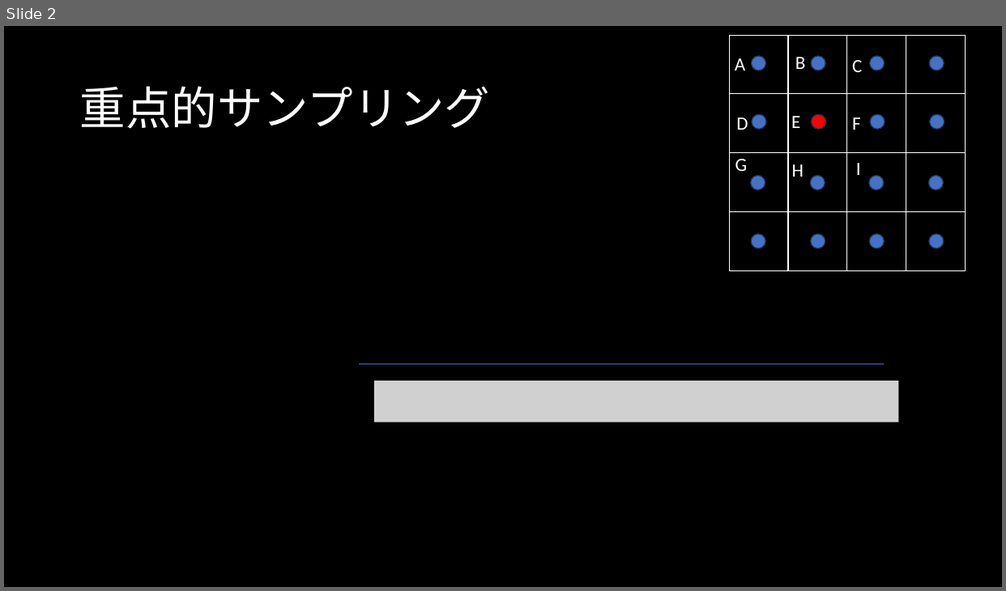
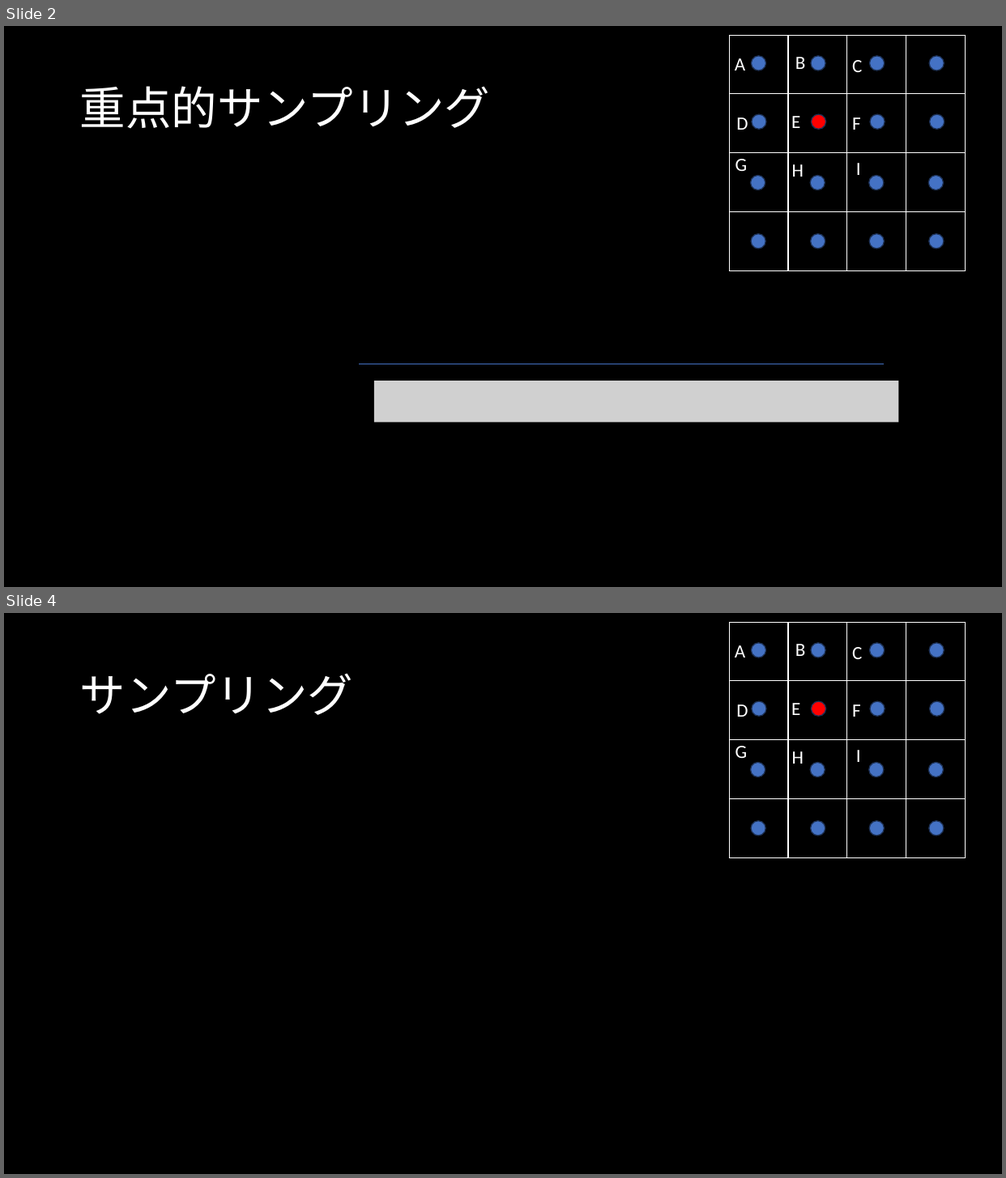
Before and after one commit to s141044/private, a slide deck: memo/cubemap.pptx. Shown one above the other, each under a label of ours: slide 2 before the commit, slides 2 and 4 after it; the slides between them are not shown. The pictures are 1006x591 and 1006x1178 pixels, drawn with LibreOffice and Linux fonts; fonts in the diff are those of the drawing; grey boxes stand for pictures. Boxes give left, top, right and bottom in pixels: in the first picture for what was removed or moved away, otherwise in the second. Text is boxed around its words. In the diff, an @@ line names an element or a change of style, - is before the commit and + after.

```diff
--- a/memo/cubemap.pptx
+++ b/memo/cubemap.pptx
@@ slide 4 added at [4, 613, 1002, 1174], background #000000 @@
@@ table added at [730, 622, 966, 858], 4 rows, 4 columns @@
+ |  |  | 
+ |  |  | 
+ |  |  | 
+ |  |  | 
@@ text added at [735, 645, 745, 658], 18 pt, text #FFFFFF @@
+A
@@ ellipse added at [751, 643, 766, 658], fill #4472C4, outline #1E3256 1 pt @@
@@ text added at [795, 644, 806, 656], 18 pt, text #FFFFFF @@
+B
@@ ellipse added at [811, 643, 826, 658], fill #4472C4, outline #1E3256 1 pt @@
@@ text added at [852, 647, 862, 659], 18 pt, text #FFFFFF @@
+C
@@ ellipse added at [869, 643, 884, 658], fill #4472C4, outline #1E3256 1 pt @@
@@ ellipse added at [929, 643, 944, 658], fill #4472C4, outline #1E3256 1 pt @@
@@ title added at [80, 673, 353, 715], 44 pt, text #FFFFFF @@
+サンプリング
@@ text added at [736, 705, 748, 717], 18 pt, text #FFFFFF @@
+D
@@ ellipse added at [752, 701, 767, 717], fill #4472C4, outline #1E3256 1 pt @@
@@ text added at [791, 703, 800, 715], 18 pt, text #FFFFFF @@
+E
@@ ellipse added at [811, 701, 826, 717], fill #FF0000, outline #1E3256 1 pt @@
@@ text added at [852, 705, 861, 717], 18 pt, text #FFFFFF @@
+F
@@ ellipse added at [870, 701, 885, 717], fill #4472C4, outline #1E3256 1 pt @@
@@ ellipse added at [930, 701, 945, 717], fill #4472C4, outline #1E3256 1 pt @@
@@ text added at [735, 746, 748, 758], 18 pt, text #FFFFFF @@
+G
@@ text added at [792, 752, 803, 764], 18 pt, text #FFFFFF @@
+H
@@ text added at [856, 750, 861, 762], 18 pt, text #FFFFFF @@
+I
@@ ellipse added at [750, 763, 765, 777], fill #4472C4, outline #1E3256 1 pt @@
@@ ellipse added at [810, 763, 825, 777], fill #4472C4, outline #1E3256 1 pt @@
@@ ellipse added at [869, 763, 884, 777], fill #4472C4, outline #1E3256 1 pt @@
@@ ellipse added at [928, 763, 944, 777], fill #4472C4, outline #1E3256 1 pt @@
@@ ellipse added at [751, 821, 766, 836], fill #4472C4, outline #1E3256 1 pt @@
@@ ellipse added at [811, 821, 826, 836], fill #4472C4, outline #1E3256 1 pt @@
@@ ellipse added at [869, 821, 884, 836], fill #4472C4, outline #1E3256 1 pt @@
@@ ellipse added at [929, 821, 944, 836], fill #4472C4, outline #1E3256 1 pt @@
```
Also in this commit, not shown: 1 slide changed, 1 other slide added, 1 slide removed, 24 other files.
